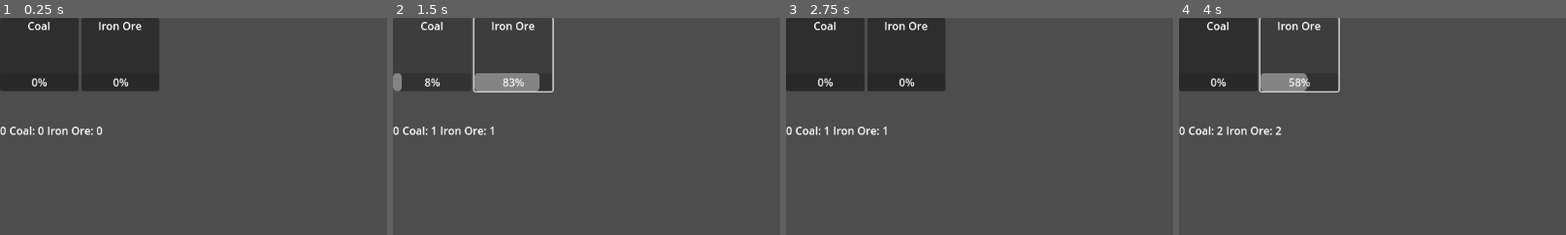
Above: before the commit, frames 1-4 (left to right).
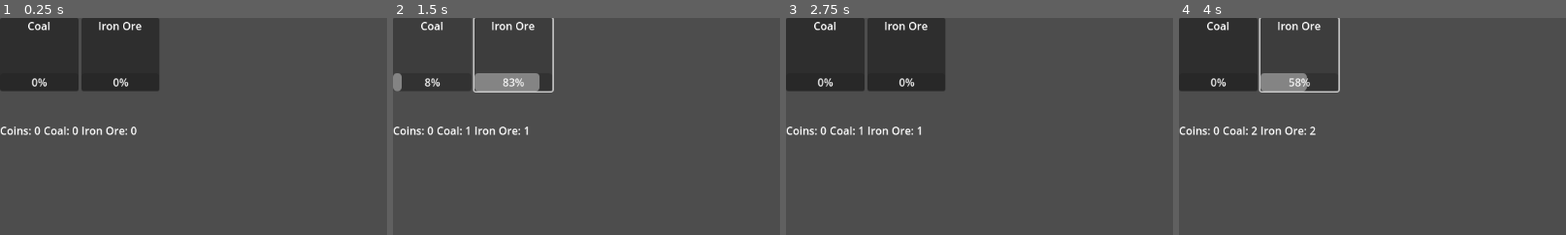
Above: after the commit, the same moments.

Repository: Uziel-8/OAI-BLACKSMITH-POC
Game: Godot game, scene res://Scenes/level.tscn
Same seed, same stepped clock (60 frames per second), same inputs: the game is played once before the commit and once after it.
Inputs:
- Up to frame 1 (0.25 s): no input
- Up to frame 2 (1.5 s): click "Coal" at 0.5 s; click "Iron Ore" at 1.25 s
- Up to frame 3 (2.75 s): click "End Day" at 2 s
- Up to frame 4 (4 s): click "Coal" at 2.75 s; click "Iron Ore" at 3.5 s
The pictures show only the part of the screen within x 0-50%, y 0-50%; the shares and areas given below are measured in that part.

The runs differ from the first frame. In frame 1, 0.7% of the frame differs, in the area x 0-36%, y 50-55%; in frame 2, 0.7%; in frame 3, 0.7%; in frame 4, 0.8%.

Commit message:
smithy scene added, changed gold adding to work with any change in the number, and can work from anywhere, leveraging the event bus

Diff:
--- a/OAI Blacksmith POC/Scenes/inventory_hbox.gd
+++ b/OAI Blacksmith POC/Scenes/inventory_hbox.gd
@@ -7,11 +7,15 @@
 @onready var iron_ore_label = $IronOreQtyLabel
 @onready var coin_label = $CoinQtyLabel
 
-func _process(delta: float) -> void:
+func _ready() -> void:
+	EventBus.coin_changed.connect(_on_coin_changed)
+
+func _process(_delta: float) -> void:
 	for item in Inventory.items:
 		if item.item_name == "coal":
 			coal_label.text = str("Coal: ", item.stack_size)
 		elif item.item_name == "iron_ore":
 			iron_ore_label.text = str("Iron Ore: ", item.stack_size)
 
+func _on_coin_changed():
 	coin_label.text = str(Globals.coins)
--- a/OAI Blacksmith POC/Scenes/level.gd
+++ b/OAI Blacksmith POC/Scenes/level.gd
@@ -3,11 +3,12 @@
 @onready var energy_label = $GameStateLabel/EnergyLabel
 @onready var day_label = $GameStateLabel/DayLabel
 @onready var rent_label = $GameStateLabel/RentLabel
+@onready var coin_label = $LevelVBox/InventoryHbox/CoinQtyLabel
 @onready var end_day_button = $EndDay
 @onready var exp_bar = $ExpBar
 
 
-func _process(delta: float) -> void:
+func _process(_delta: float) -> void:
 	exp_bar.max_value = Globals.exp_threshold
 	exp_bar.value = Globals.exp
 	#if Globals.day / 7 == int:
@@ -16,7 +17,6 @@
 
 func _ready() -> void:
 	EventBus.mined.connect(_on_ore_mined)
-
 	energy_label.text = str("Energy: ", Globals.energy)
 	day_label.text = str("Day ", Globals.day)
 	rent_label.text = str("Weekly Bill: ", Globals.rent)
@@ -36,6 +36,10 @@
 	day_label.text = str("Day ", Globals.day)
 	EventBus.day_changed.emit()
 
+func _on_coin_added():
+	coin_label.text = str("Coins: ", Globals.coins)
+	print("chaching")
+
 func level_up():
 	pass
 	#make this
--- a/OAI Blacksmith POC/Scenes/mining_gridbox.gd
+++ b/OAI Blacksmith POC/Scenes/mining_gridbox.gd
@@ -9,7 +9,7 @@
 @onready var iron_ore_timer = $MineIronOre/MineIronOreTimer
 @onready var iron_ore_bar = $MineIronOre/MineIronOreBar
 
-func _process(delta: float) -> void:
+func _process(_delta: float) -> void:
 	if coal_timer.is_stopped():
 		coal_bar.value = 0
 	else:
--- /dev/null
+++ b/OAI Blacksmith POC/Scenes/smithy.tscn
@@ -0,0 +1,16 @@
+[gd_scene format=3 uid="uid://36kedkar0dt8"]
+
+[node name="Smithy" type="Control"]
+layout_mode = 3
+anchors_preset = 15
+anchor_right = 1.0
+anchor_bottom = 1.0
+grow_horizontal = 2
+grow_vertical = 2
+
+[node name="Panel" type="Panel" parent="."]
+layout_mode = 1
+anchors_preset = 9
+anchor_bottom = 1.0
+offset_right = 310.0
+grow_vertical = 2
--- a/OAI Blacksmith POC/Scenes/trader.gd
+++ b/OAI Blacksmith POC/Scenes/trader.gd
@@ -19,7 +19,7 @@
 func _ready() -> void:
 	EventBus.day_changed.connect(_on_day_changed)
 
-func _process(delta: float) -> void:
+func _process(_delta: float) -> void:
 	if Globals.coins >= coal_buy:
 		coal_buy_button.disabled = false
 	if Globals.coins >= iron_ore_buy:
@@ -48,7 +48,6 @@
 	Globals.coins += coal_sell
 	Inventory.remove_item(coal)
 
-
 func _on_iron_ore_sell_pressed() -> void:
 	Globals.coins += iron_ore_sell
 	Inventory.remove_item(iron_ore)
--- a/OAI Blacksmith POC/Scripts/Globals.gd
+++ b/OAI Blacksmith POC/Scripts/Globals.gd
@@ -5,7 +5,12 @@
 
 var day = 1
 
-var coins = 0
+var coins = 0:
+	set(value):
+		if coins != value:
+			coins = value
+			EventBus.coin_changed.emit()
+
 var rent = 0
 
 var exp = 0
--- a/OAI Blacksmith POC/Scripts/event_bus.gd
+++ b/OAI Blacksmith POC/Scripts/event_bus.gd
@@ -6,4 +6,4 @@
 signal day_changed
 
 
-signal coin_added
+signal coin_changed
Not shown: 1 places in OAI Blacksmith POC/Scenes/level.tscn that only renumber resources
Not shown: 1 places in OAI Blacksmith POC/Scenes/trader.tscn that only renumber resources
Not shown, changed: OAI Blacksmith POC/icon.svg.import
